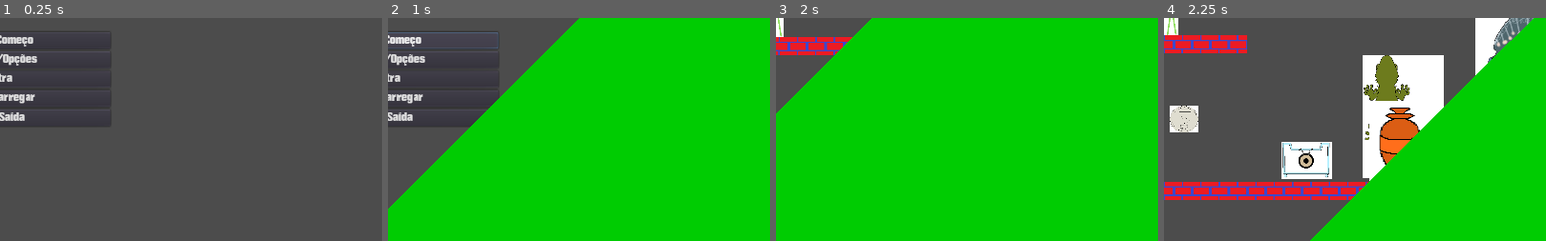
Above: before the commit, frames 1-4 (left to right).
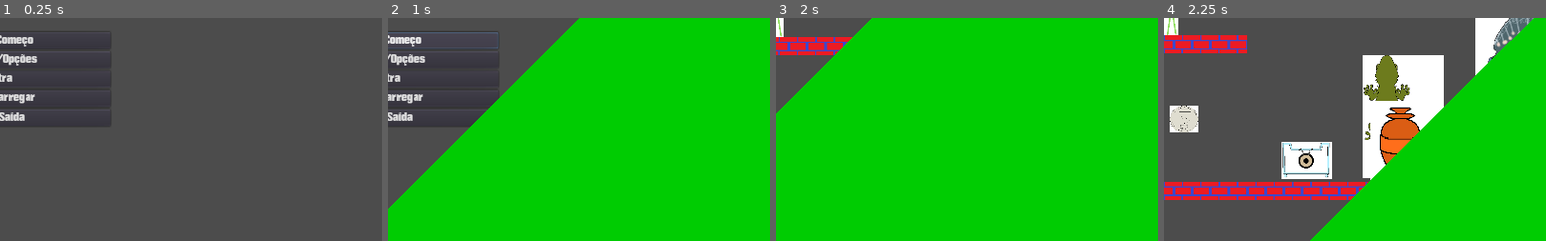
Above: after the commit, the same moments.

Repository: EyeBallTank/PROJECT-NORTUBEL-main-ish
Game: Godot game, scene res://screens/MainMenu.tscn
The game is run twice, just before and just after one commit, with the same random seed, the same clock (stepped at 60 frames per second) and the same inputs.
Inputs:
- Up to frame 1 (0.25 s): no input
- Up to frame 2 (1 s): click "Start/Começo" at 0.5 s
- Up to frame 3 (2 s): click "Start/Começo" at 1.25 s
- Up to frame 4 (2.25 s): hold Right (right) from 2.03 s (still down); hold F (followme) from 2.03 s (still down)
The pictures show only the part of the screen within x 50-100%, y 50-100%; the shares and areas given below are measured in that part.

Frames 1-3 are identical in both runs. In frame 4, 0.3% of the frame differs, in the area x 53-67%, y 39-74%.

Commit message:
Ladder placeholder
Just for future plan stuff
the train track stuff is mostly because i didn't have a different design in mind but it could be there for creativity

Diff:
--- /dev/null
+++ b/src/level_objects/Ladder.gd
@@ -0,0 +1,18 @@
+extends Area2D
+
+#NOT NOW
+#Will make it actually work
+
+# Declare member variables here. Examples:
+# var a = 2
+# var b = "text"
+
+
+# Called when the node enters the scene tree for the first time.
+func _ready():
+	pass # Replace with function body.
+
+
+# Called every frame. 'delta' is the elapsed time since the previous frame.
+#func _process(delta):
+#	pass
--- /dev/null
+++ b/src/level_objects/Ladder.tscn
@@ -0,0 +1,20 @@
+[gd_scene load_steps=4 format=2]
+
+[ext_resource path="res://assets/sprites/level_object_sprites/ladder test.PNG" type="Texture" id=1]
+[ext_resource path="res://src/level_objects/Ladder.gd" type="Script" id=2]
+
+[sub_resource type="RectangleShape2D" id=1]
+extents = Vector2( 75.5, 132 )
+
+[node name="Area2D" type="Area2D"]
+collision_layer = 4
+collision_mask = 3
+script = ExtResource( 2 )
+
+[node name="Sprite" type="Sprite" parent="."]
+scale = Vector2( 0.682891, 0.682891 )
+texture = ExtResource( 1 )
+
+[node name="CollisionShape2D" type="CollisionShape2D" parent="."]
+position = Vector2( -4.5, 0 )
+shape = SubResource( 1 )
--- a/src/levels/LevelTemplate.tscn
+++ b/src/levels/LevelTemplate.tscn
@@ -16,6 +16,7 @@
 [ext_resource path="res://src/level_objects/Pushable.tscn" type="PackedScene" id=14]
 [ext_resource path="res://src/level_objects/Jumppad.tscn" type="PackedScene" id=15]
 [ext_resource path="res://src/level_objects/Soccer Ball.tscn" type="PackedScene" id=16]
+[ext_resource path="res://src/level_objects/Ladder.tscn" type="PackedScene" id=17]
 
 [sub_resource type="ConvexPolygonShape2D" id=1]
 points = PoolVector2Array( 0, 0, 64, 0, 64, 64, 0, 64 )
@@ -100,3 +101,6 @@
 
 [node name="RigidBody2D" parent="." instance=ExtResource( 16 )]
 position = Vector2( -1830, 371 )
+
+[node name="Area2D3" parent="." instance=ExtResource( 17 )]
+position = Vector2( 73, 378 )
Binary file added: assets/sprites/level_object_sprites/ladder test.PNG
Not shown, added: assets/sprites/level_object_sprites/ladder test.PNG.import
Not shown: 1 places in src/levels/LevelTemplate.tscn that only renumber resources
